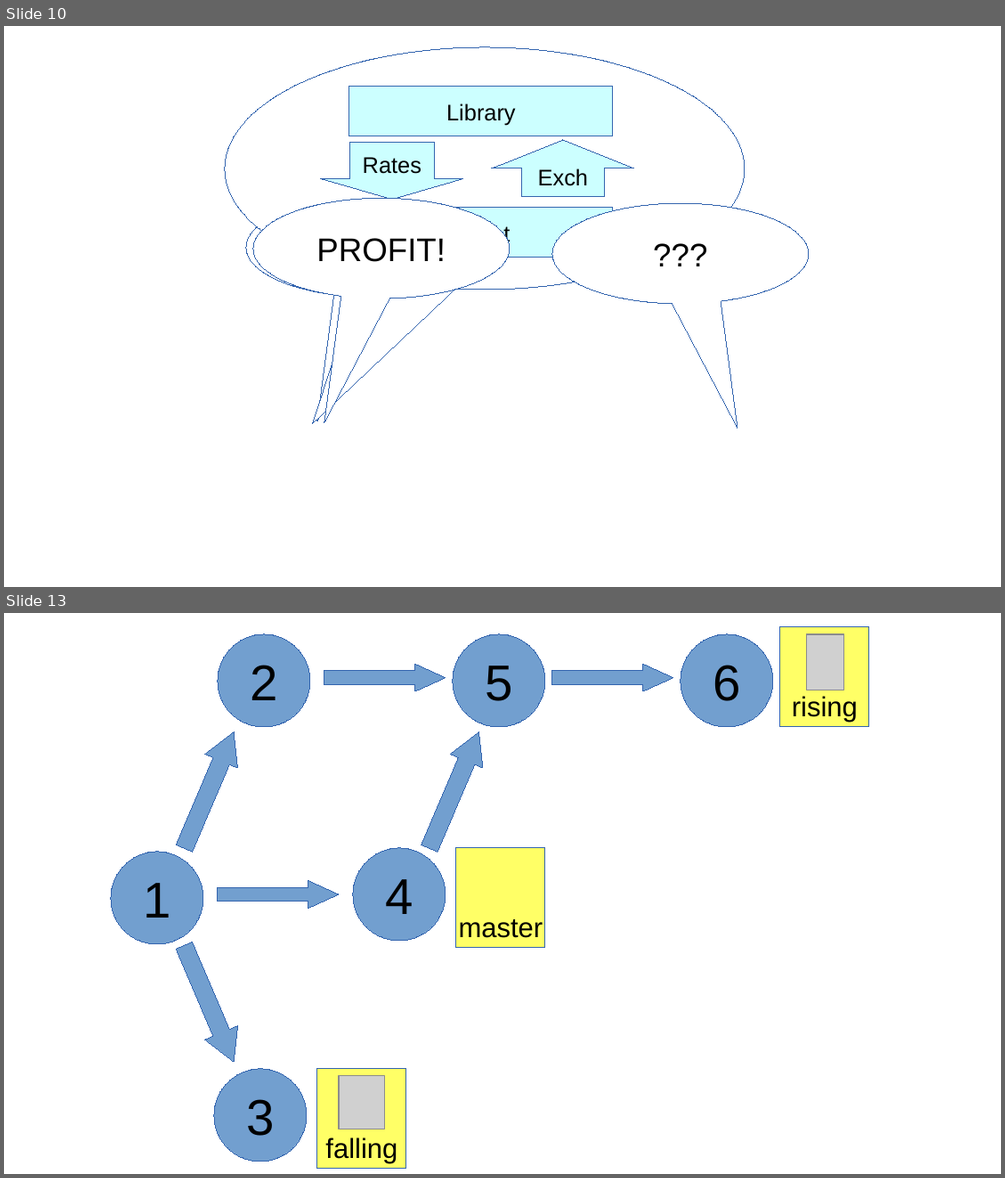
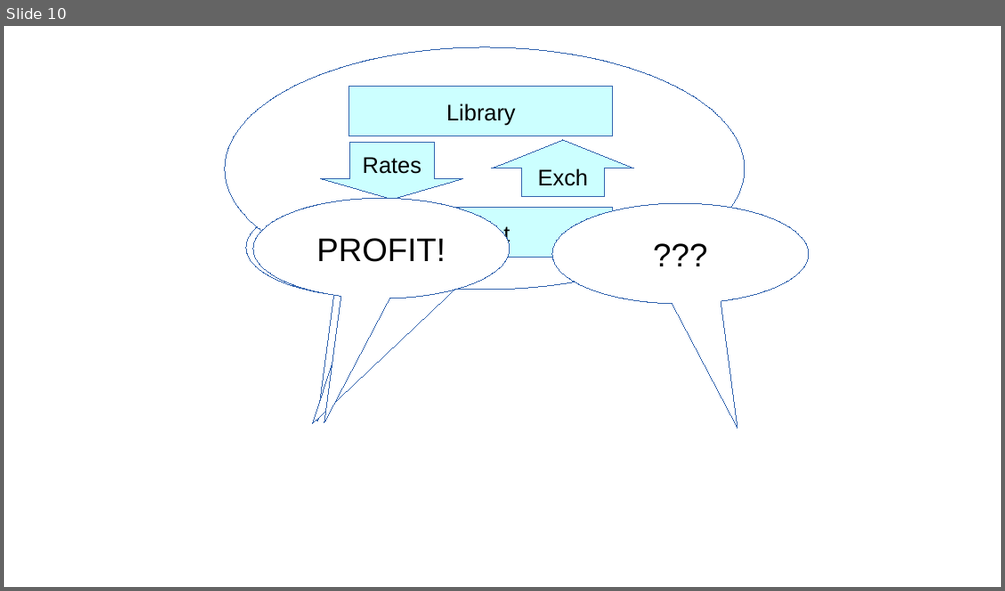
Before and after one commit to air-labs/VideoLectures, a slide deck: IntroductionToIndustialProgramming/git.odp. Shown one above the other, each under a label of ours: slides 10 and 13 before the commit, slide 10 after it; the slides between them are not shown. The pictures are 1005x1178 and 1005x591 pixels, drawn with LibreOffice and Linux fonts; fonts in the diff are those of the drawing; grey boxes stand for pictures; background and template pictures are left out. Boxes give left, top, right and bottom in pixels: in the first picture for what was removed or moved away, otherwise in the second. Text is boxed around its words. In the diff, an @@ line names an element or a change of style, - is before the commit and + after.

```diff
--- a/IntroductionToIndustialProgramming/git.odp
+++ b/IntroductionToIndustialProgramming/git.odp
@@ slide 13 removed at (4, 613, 1001, 1174), background picture (left out) @@
@@ ellipse removed at (218, 634, 310, 727) @@
-2
@@ ellipse removed at (453, 634, 545, 727) @@
-5
@@ ellipse removed at (680, 634, 773, 727) @@
-6
@@ rectangle removed at (780, 627, 869, 727) @@
-rising
@@ picture removed at (806, 634, 844, 690) @@
@@ right arrow removed at (324, 664, 445, 690) @@
@@ right arrow removed at (552, 664, 673, 690) @@
@@ right arrow removed at (169, 724, 251, 855) @@
@@ right arrow removed at (413, 724, 495, 855) @@
@@ ellipse removed at (111, 852, 203, 944) @@
-1
@@ ellipse removed at (353, 848, 445, 941) @@
-4
@@ rectangle removed at (456, 848, 545, 948) @@
-master
@@ right arrow removed at (218, 881, 339, 908) @@
@@ right arrow removed at (169, 938, 251, 1069) @@
@@ ellipse removed at (214, 1069, 306, 1161) @@
-3
@@ rectangle removed at (317, 1069, 405, 1168) @@
-falling
@@ picture removed at (339, 1076, 385, 1129) @@
```
Also in this commit, not shown: 2 slides changed, 1 slide added.
